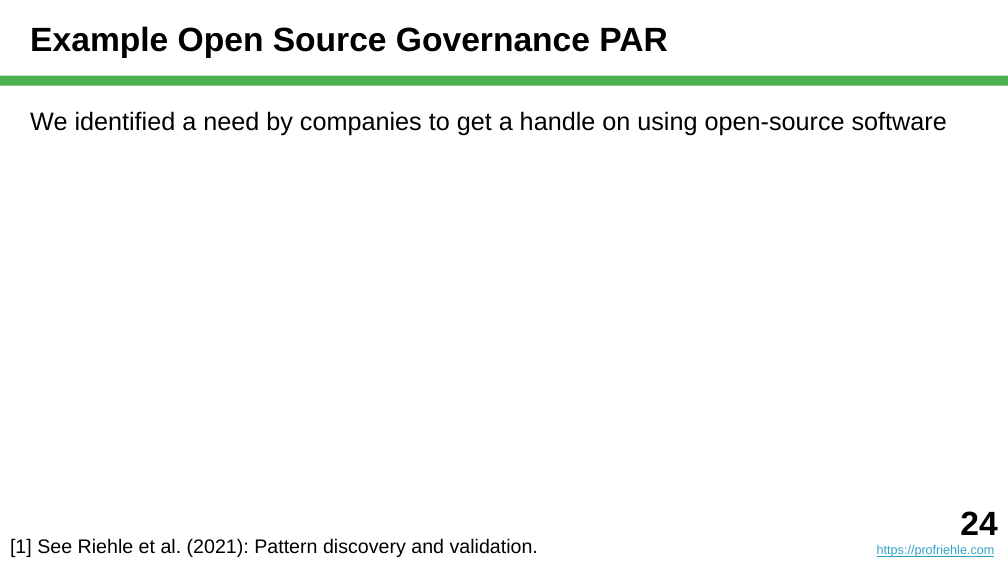
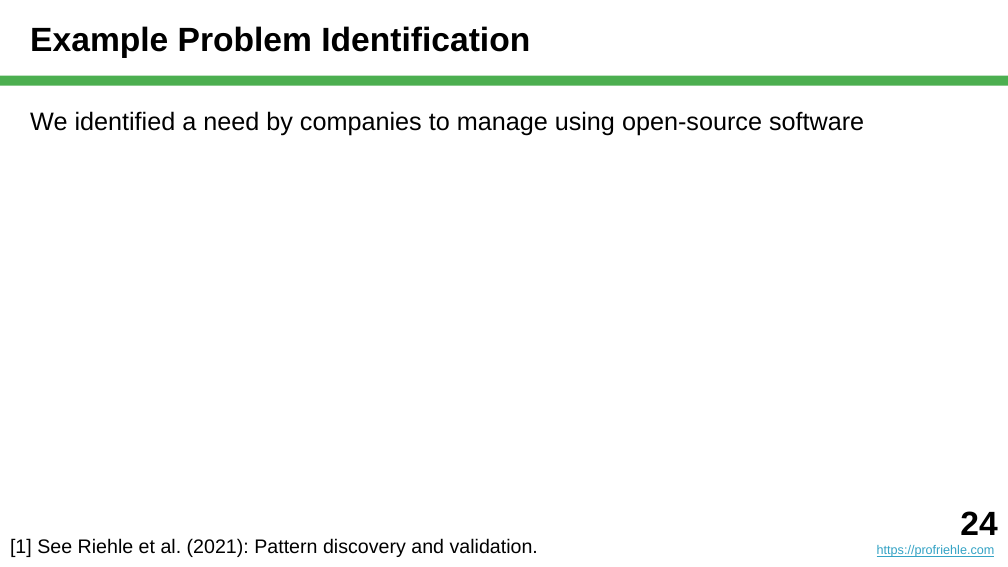
Before and after one commit to dirkriehle/nyt-course, a slide deck: slide 24 of Lecture slides/NYT C04 - Action Research.pptx. Drawn at 1008x567 pixels with LibreOffice and Linux fonts; fonts in the diff are those of the drawing. Boxes give left, top, right and bottom in pixels: in the first picture for what was removed or moved away, otherwise in the second. Text is boxed around its words. In the diff, an @@ line names an element or a change of style, - is before the commit and + after.

```diff
--- a/Lecture slides/NYT C04 - Action Research.pptx
+++ b/Lecture slides/NYT C04 - Action Research.pptx
@@ title at [30,26,530,58]: text changed @@
-Example Open Source Governance PAR
+Example Problem Identification
@@ text at [30,111,864,136]: text changed @@
-We identified a need by companies to get a handle on using open-source software
+We identified a need by companies to manage using open-source software
```
Also in this commit, not shown: 6 other slides changed, 2 slides added, 14 other files.
